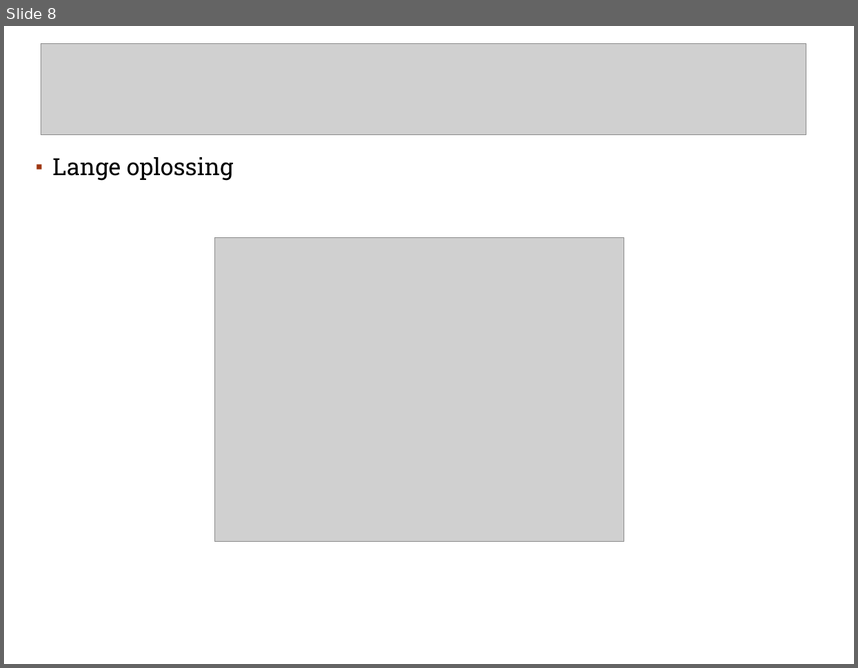
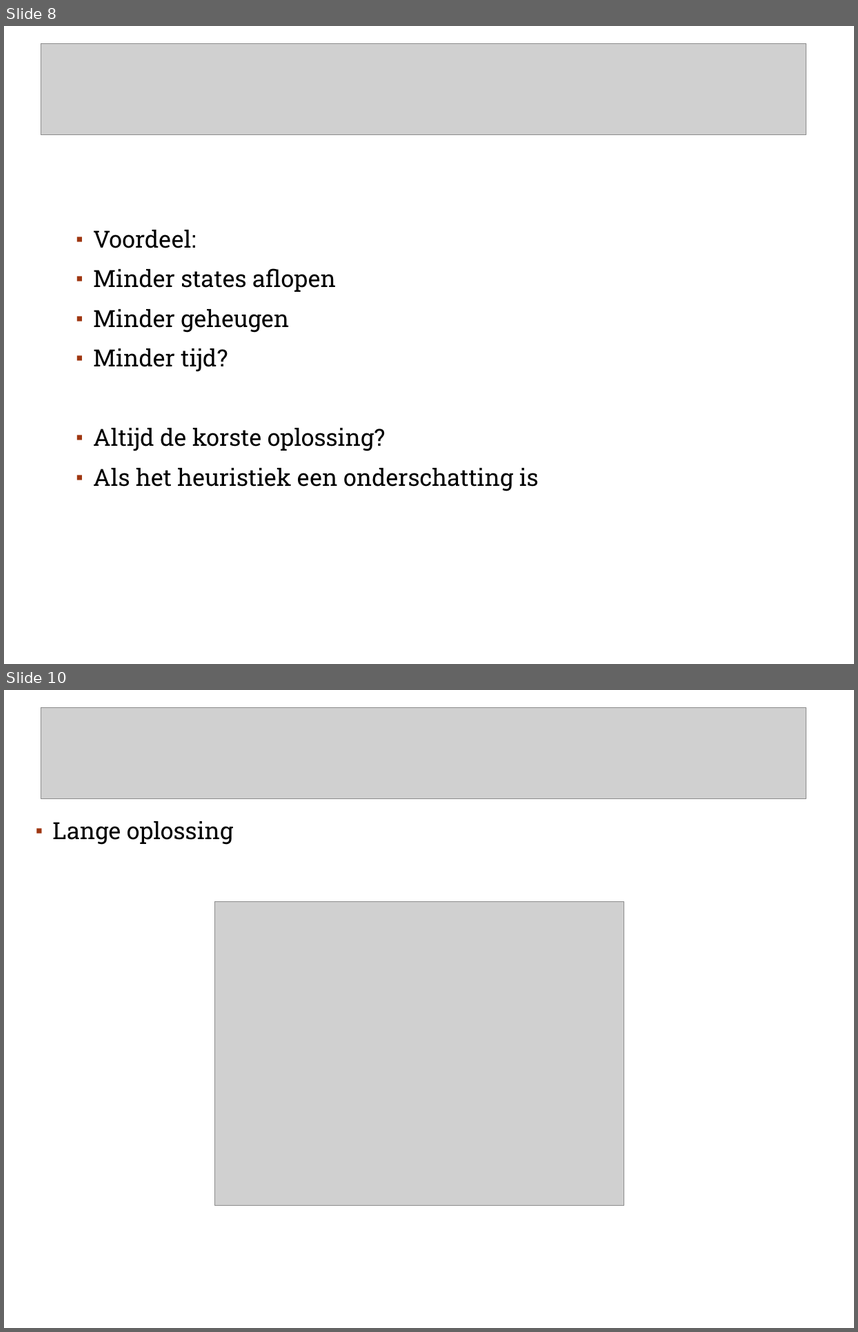
Before and after one commit to A-meerdervan/RushHourGit, a slide deck: eindpresentatie.ppt. Shown one above the other, each under a label of ours: slide 8 before the commit, slides 8 and 10 after it; the slides between them are not shown. The pictures are 858x668 and 858x1332 pixels, drawn with LibreOffice and Linux fonts; fonts in the diff are those of the drawing; grey boxes stand for pictures; background and template pictures are left out. Boxes give left, top, right and bottom in pixels: in the first picture for what was removed or moved away, otherwise in the second. Text is boxed around its words. In the diff, an @@ line names an element or a change of style, - is before the commit and + after.

```diff
--- a/eindpresentatie.ppt
+++ b/eindpresentatie.ppt
@@ slide 8 added at <box>4,26,854,664</box>, background #FFFFFF; not listed: 1 template element that a slide beside it also shows @@
@@ picture added at <box>41,44,806,135</box> @@
@@ text added at <box>93,230,539,491</box>, 20 pt, text #000000 @@
+▪ Voordeel:
+▪ Minder states aflopen
+▪ Minder geheugen
+▪ Minder tijd?
+▪ Altijd de korste oplossing?
+▪ Als het heuristiek een onderschatting is
@@ what was slide 8 is now slide 10 @@
```
Also in this commit, not shown: 3 slides changed, 3 other slides added, 2 slides removed.
